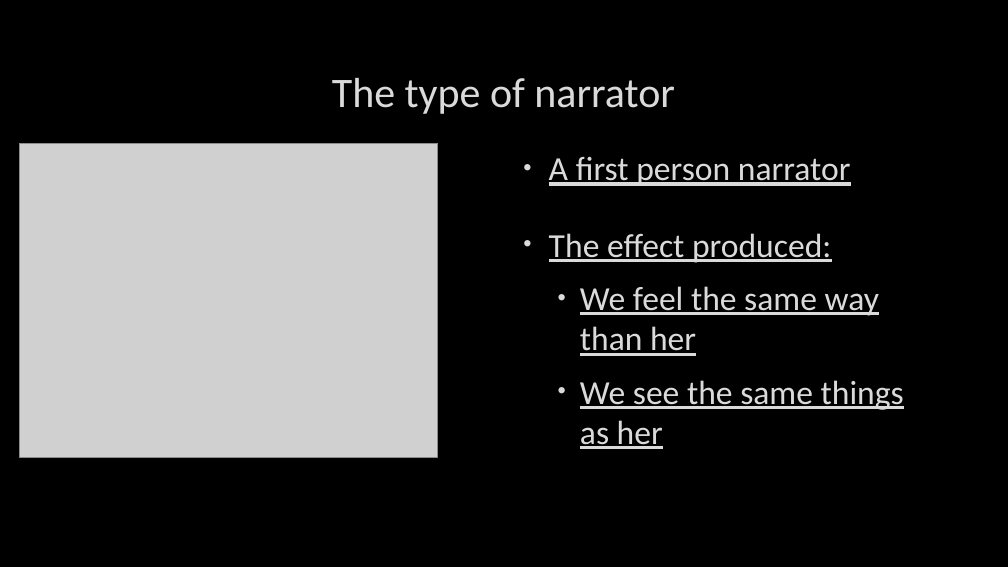
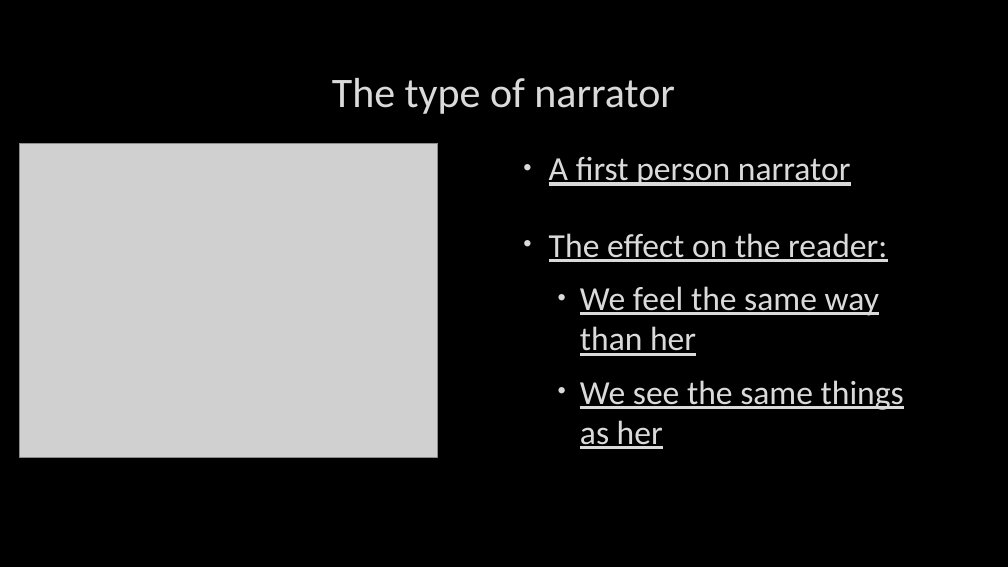
Before and after one commit to KerNioZz/LLCE, a slide deck: slide 2 of Jane_Eyre_PPT.pptx. Drawn at 1008x567 pixels with LibreOffice and Linux fonts; fonts in the diff are those of the drawing; grey boxes stand for pictures; background and template pictures are left out. Boxes give left, top, right and bottom in pixels: in the first picture for what was removed or moved away, otherwise in the second. Text is boxed around its words. In the diff, an @@ line names an element or a change of style, - is before the commit and + after.

```diff
--- a/Jane_Eyre_PPT.pptx
+++ b/Jane_Eyre_PPT.pptx
@@ text at <box>549,233,887,262</box>: text changed @@
-• The effect produced:
+• The effect on the reader:
```
Also in this commit, not shown: 1 slide added.
